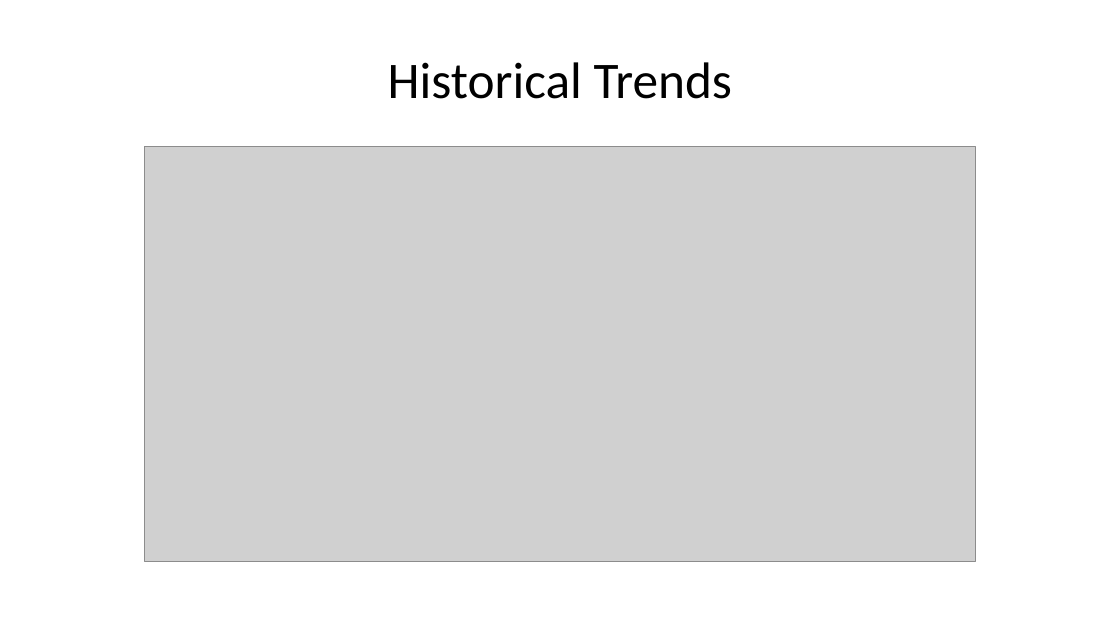
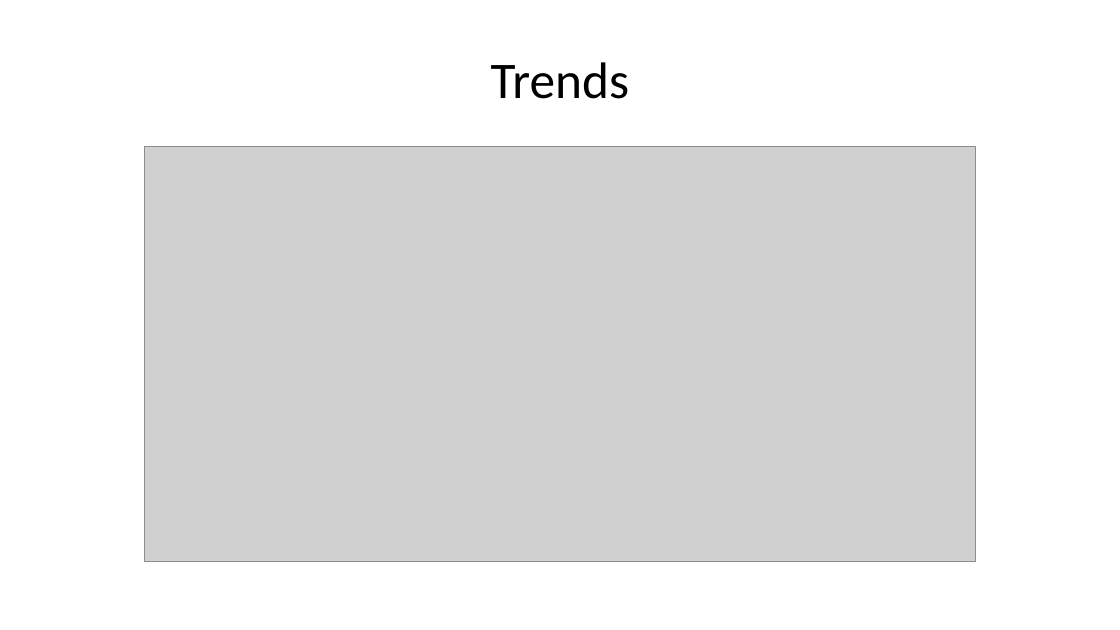
Before and after one commit to ZhouLinli/IR-Projects, a slide deck: slide 3 of Data Reporting/FacultyTenureAnalysis.pptx. Drawn at 1120x630 pixels with LibreOffice and Linux fonts; fonts in the diff are those of the drawing; grey boxes stand for pictures. Boxes give left, top, right and bottom in pixels: in the first picture for what was removed or moved away, otherwise in the second. Text is boxed around its words. In the diff, an @@ line names an element or a change of style, - is before the commit and + after.

```diff
--- a/Data Reporting/FacultyTenureAnalysis.pptx
+++ b/Data Reporting/FacultyTenureAnalysis.pptx
@@ title at (x1=491, y1=62, x2=629, y2=99): text changed @@
-Historical Trends
+Trends
```
Also in this commit, not shown: 3 other slides changed, 2 slides added, 5 slides removed, 4 other files.
